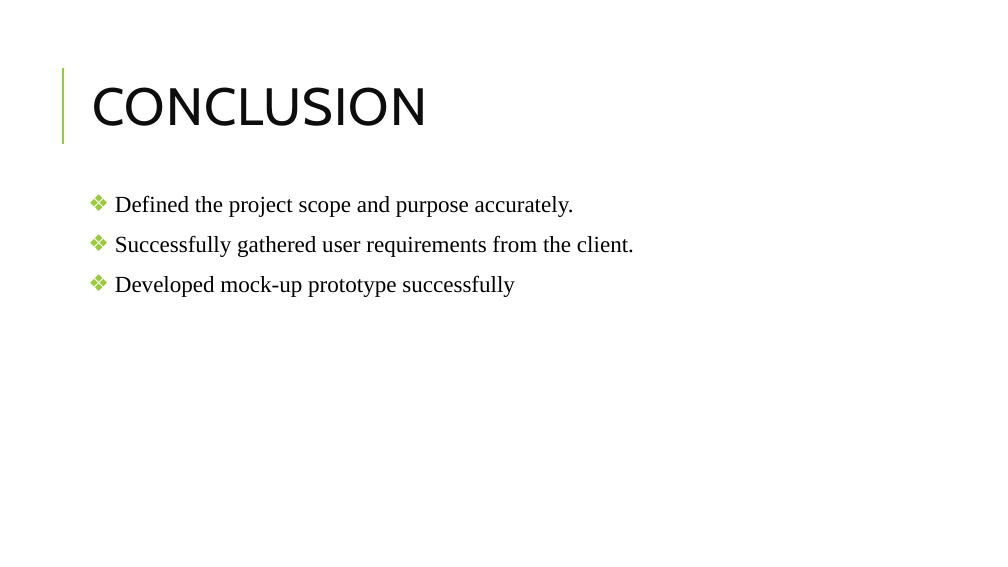
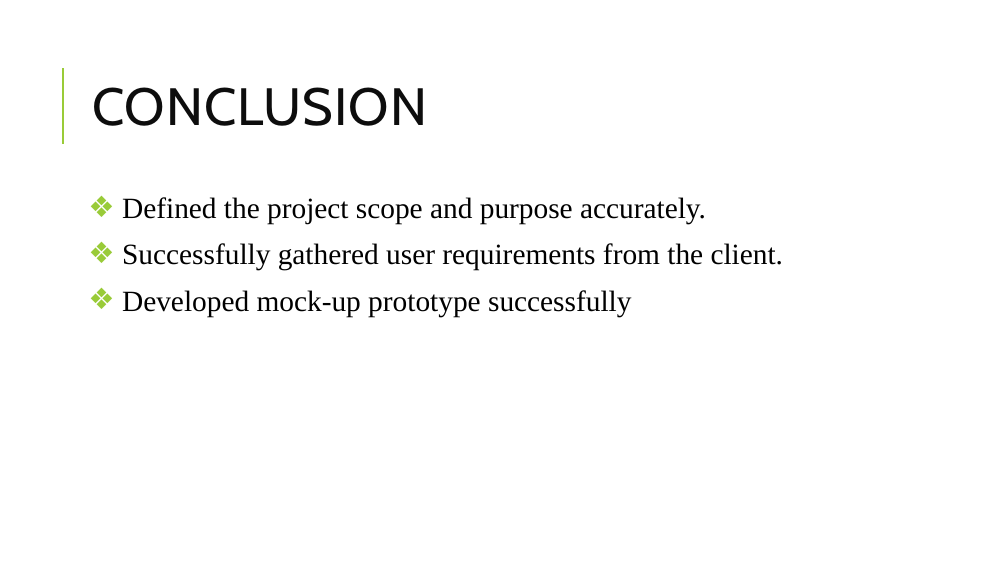
Before and after one commit to Satyavrath/rationbalancing, a slide deck: slide 8 of RationBalancing.pptx. Drawn at 1008x567 pixels with LibreOffice and Linux fonts; fonts in the diff are those of the drawing. Boxes give left, top, right and bottom in pixels: in the first picture for what was removed or moved away, otherwise in the second. Text is boxed around its words. In the diff, an @@ line names an element or a change of style, - is before the commit and + after.

```diff
--- a/RationBalancing.pptx
+++ b/RationBalancing.pptx
@@ text "Defined the project scope and ..." at [122, 197, 783, 317]: size 22 to 28 pt @@
```
Also in this commit, not shown: 4 other slides changed.
